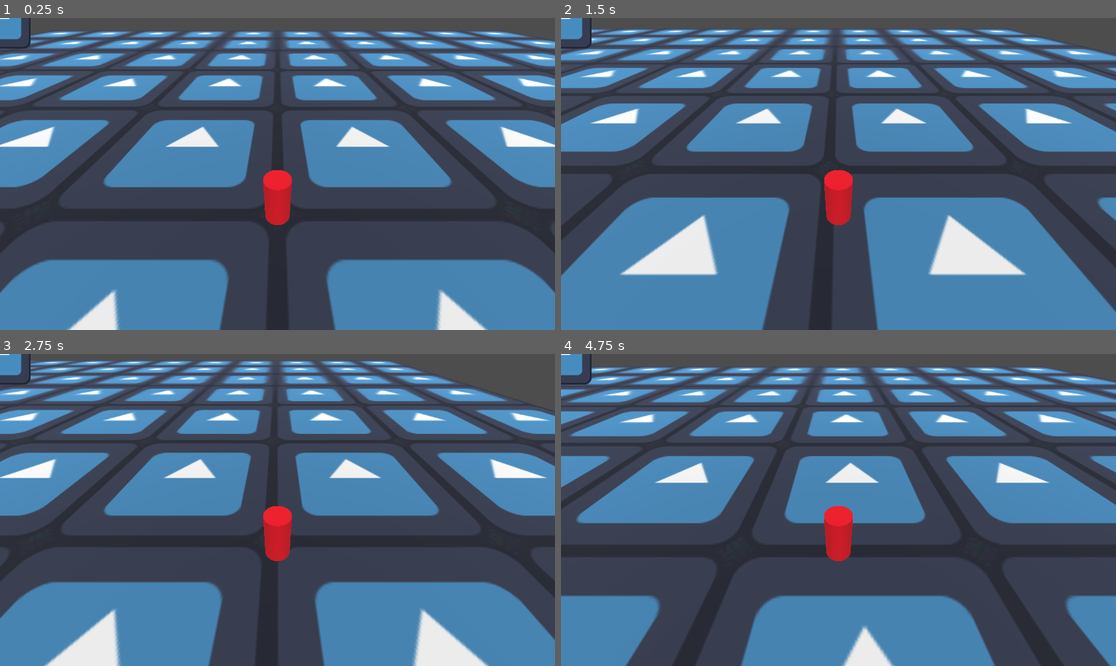
Above: before the commit, frames 1-4 (two rows, left to right).
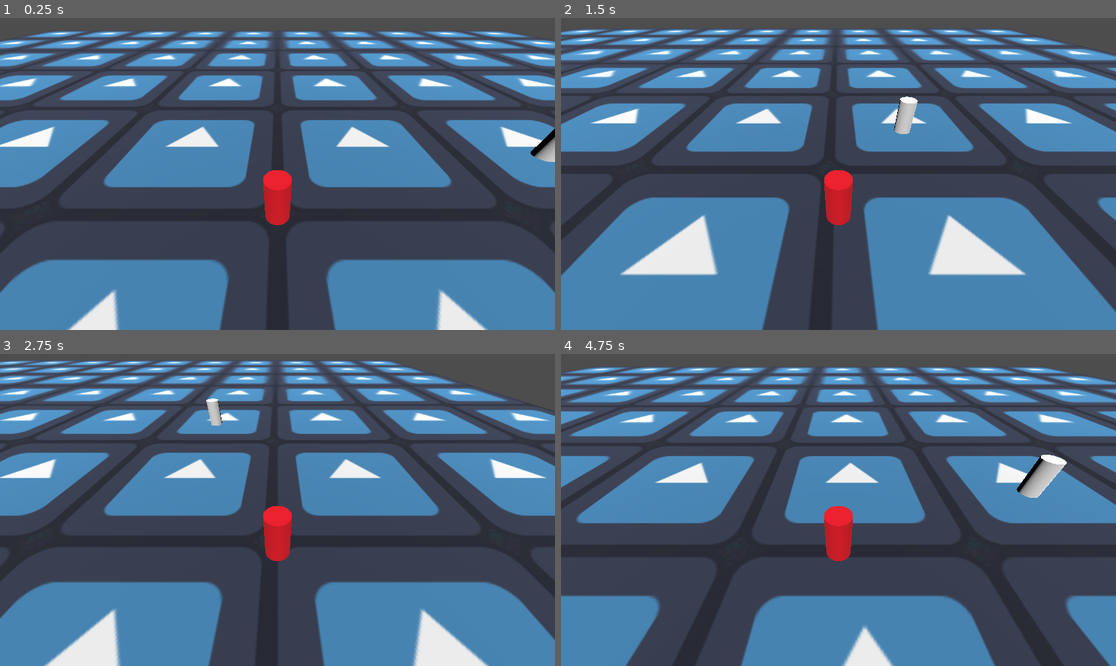
Above: after the commit, the same moments.

Repository: angelR0G/GameOff2024
Game: Godot game, scene res://scenes/map.tscn
The game is run twice, just before and just after one commit, with the same random seed, the same clock (stepped at 60 frames per second) and the same inputs. The engine's default icon, where the game draws it, is replaced by a stand-in: a white triangle on a blue panel in a dark square.
Inputs:
- Up to frame 1 (0.25 s): no input
- Up to frame 2 (1.5 s): tap Enter at 0.5 s; hold D (right) 0.53-1.28 s; tap E (interact) at 0.6, 1.35 s; hold S (down) from 1.28 s (still down)
- Up to frame 3 (2.75 s): release S (down) at 2.03 s; hold D (right) from 2.03 s (still down); tap E (interact) at 2.1 s
- Up to frame 4 (4.75 s): release D (right) at 2.78 s; hold W (up) 2.78-3.53 s; tap E (interact) at 2.85, 3.6, 4.35 s; hold A (left) from 3.53 s (still down)

The runs differ from the first frame. In frame 1, 0.7% of the frame differs, in the area x 0-100%, y 0-47%; in frame 2, 0.8%; in frame 3, 0.6%; in frame 4, 1.1%, in the area x 0-92%, y 0-47%.

Commit message:
feat: add simple interaction interface

Diff:
--- a/materials/global_materials.gd
+++ b/materials/global_materials.gd
@@ -6,6 +6,7 @@
 	if all_materials.is_empty():
 		for child:GMaterial in get_children():
 			all_materials[child.material_id] = child
+			child.visible = false
 
 
 func search_by_id(id:int) -> GMaterial:
--- /dev/null
+++ b/other_objects/interaction_collider.gd
@@ -0,0 +1,12 @@
+class_name InteractionCollider extends Area3D
+
+signal on_interact
+signal on_stop_interaction
+
+func _on_body_entered(body: Node3D) -> void:
+	if body == Player.Instance:
+		Player.Instance.add_interaction_object(self)
+
+func _on_body_exited(body: Node3D) -> void:
+	if body == Player.Instance:
+		Player.Instance.remove_interaction_object(self)
--- /dev/null
+++ b/other_objects/interaction_collider.tscn
@@ -0,0 +1,14 @@
+[gd_scene load_steps=3 format=3 uid="uid://bcsnulyrjoclq"]
+
+[ext_resource type="Script" path="res://other_objects/interaction_collider.gd" id="1_bftwo"]
+
+[sub_resource type="CylinderShape3D" id="CylinderShape3D_4hbk3"]
+
+[node name="InteractionTrigger" type="Area3D"]
+script = ExtResource("1_bftwo")
+
+[node name="CollisionShape3D" type="CollisionShape3D" parent="."]
+shape = SubResource("CylinderShape3D_4hbk3")
+
+[connection signal="body_entered" from="." to="." method="_on_body_entered"]
+[connection signal="body_exited" from="." to="." method="_on_body_exited"]
--- a/other_objects/mine.gd
+++ b/other_objects/mine.gd
@@ -4,12 +4,26 @@
 var explored :bool = false
 var installed_machine :MineMachine = null
 
+@onready var mesh := $Mesh
+@onready var interaction := $InteractionTrigger
+
+func _ready() -> void:
+	interaction.on_interact.connect(_interaction)
+
+func _interaction() -> void:
+	if not explored:
+		Player.Instance.movement_enabled = false
+		await explore_mine()
+		Player.Instance.movement_enabled = true
+	else:
+		print("Mining time")
 
 func explore_mine() -> void:
 	if explored:
 		return
 
 	await get_tree().create_timer(10).timeout
+	mesh.material_override.albedo_color = Color(255, 0, 255)
 
 	explored = true
 
--- a/other_objects/mine.tscn
+++ b/other_objects/mine.tscn
@@ -1,12 +1,27 @@
-[gd_scene load_steps=3 format=3 uid="uid://bgdwweowv3rlk"]
+[gd_scene load_steps=6 format=3 uid="uid://bgdwweowv3rlk"]
 
 [ext_resource type="Script" path="res://other_objects/mine.gd" id="1_3hnem"]
+[ext_resource type="PackedScene" uid="uid://bcsnulyrjoclq" path="res://other_objects/interaction_collider.tscn" id="2_17nb4"]
+
+[sub_resource type="StandardMaterial3D" id="StandardMaterial3D_qnc6c"]
 
 [sub_resource type="CylinderMesh" id="CylinderMesh_05rqh"]
+
+[sub_resource type="CylinderShape3D" id="CylinderShape3D_5u5ok"]
+radius = 2.0
 
 [node name="Mine" type="Node3D"]
 script = ExtResource("1_3hnem")
 
 [node name="Mesh" type="MeshInstance3D" parent="."]
 transform = Transform3D(1, 0, 0, 0, 1, 0, 0, 0, 1, 0, 1, 0)
+material_override = SubResource("StandardMaterial3D_qnc6c")
 mesh = SubResource("CylinderMesh_05rqh")
+
+[node name="InteractionTrigger" parent="." instance=ExtResource("2_17nb4")]
+
+[node name="CollisionShape3D" parent="InteractionTrigger" index="0"]
+transform = Transform3D(1, 0, 0, 0, 1, 0, 0, 0, 1, 0, 1, 0)
+shape = SubResource("CylinderShape3D_5u5ok")
+
+[editable path="InteractionTrigger"]
--- a/scenes/Player.gd
+++ b/scenes/Player.gd
@@ -1,21 +1,28 @@
 class_name Player extends CharacterBody3D
 
+static var Instance :Player = null
+const material_container := preload("res://materials/material_container.gd")
 
-const material_container := preload("res://materials/material_container.gd")
 @export var speed :float = 14.0
 @export var fall_acceleration = 75
 @export var movement_enabled :bool
 @export var machines : Dictionary = {}
 @export var materials :MaterialContainer = MaterialContainer.new()
 
-@onready var camera 		= $Camera3D
+@onready var camera 		:= $Camera3D
 
-var target_velocity = Vector3.ZERO
+var target_velocity := Vector3.ZERO
+var available_interactions :Array[InteractionCollider] = []
+
+func _ready() -> void:
+	movement_enabled = true
+	if Instance == null:
+		Instance = self
 
 func _process(delta):
 	var dir := Vector3()
 
-	if !movement_enabled:
+	if movement_enabled:
 		# Check input to get character movement direction
 		if Input.is_action_pressed("left"):
 			dir.x -= 1.0
@@ -39,5 +46,20 @@
 	move_and_slide()
 
 
+func _unhandled_input(event: InputEvent) -> void:
+	if Input.is_action_just_pressed("interact"):
+		interact()
+
+
 func interact() -> void:
-	pass
+	if available_interactions.is_empty() or available_interactions[0] == null:
+		return
+
+	available_interactions[0].on_interact.emit()
+
+
+func add_interaction_object(obj:InteractionCollider) -> void:
+	available_interactions.append(obj)
+
+func remove_interaction_object(obj:InteractionCollider) -> void:
+	available_interactions.erase(obj)
--- a/scenes/map.tscn
+++ b/scenes/map.tscn
@@ -1,7 +1,8 @@
-[gd_scene load_steps=6 format=3 uid="uid://b280biq3pyqki"]
+[gd_scene load_steps=7 format=3 uid="uid://b280biq3pyqki"]
 
 [ext_resource type="PackedScene" uid="uid://baa4tvph24mkf" path="res://scenes/Player.tscn" id="1_0ablw"]
 [ext_resource type="Texture2D" uid="uid://bd0wpcadrq5yw" path="res://icon.svg" id="2_il2m7"]
+[ext_resource type="PackedScene" uid="uid://bgdwweowv3rlk" path="res://other_objects/mine.tscn" id="3_hiqea"]
 
 [sub_resource type="PlaneMesh" id="PlaneMesh_rw2x3"]
 size = Vector2(100, 100)
@@ -30,3 +31,6 @@
 
 [node name="DirectionalLight3D" type="DirectionalLight3D" parent="."]
 transform = Transform3D(1, 0, 0, 0, 0.560567, 0.828109, 0, -0.828109, 0.560567, 0, 16.8721, 38.7001)
+
+[node name="Mine" parent="." instance=ExtResource("3_hiqea")]
+transform = Transform3D(1, 0, 0, 0, 1, 0, 0, 0, 1, 14.6378, 0, -3.92064)
